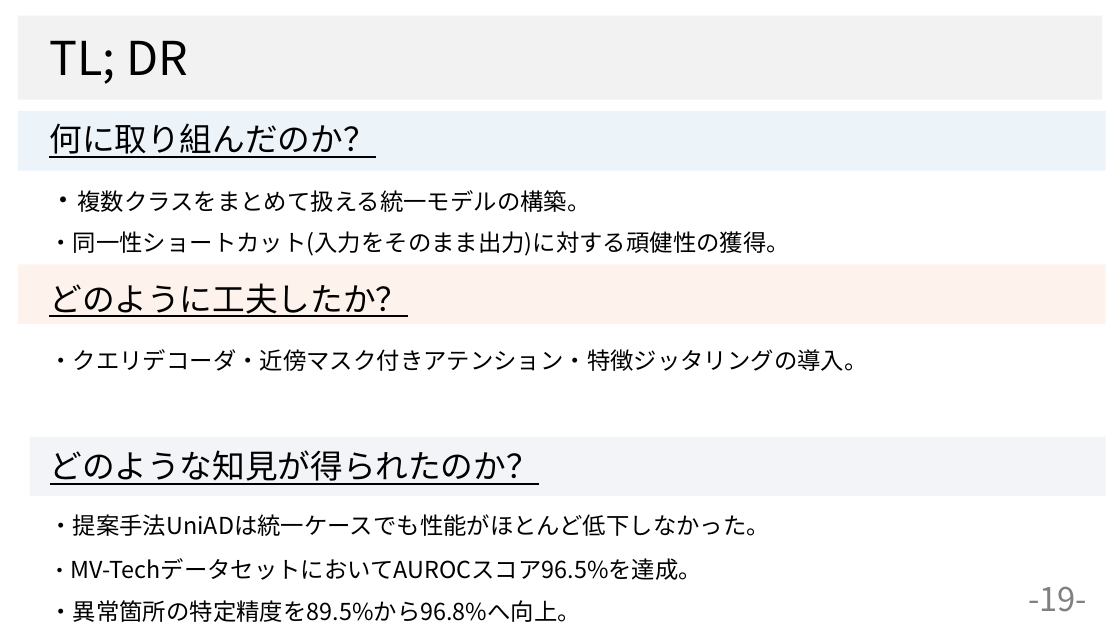
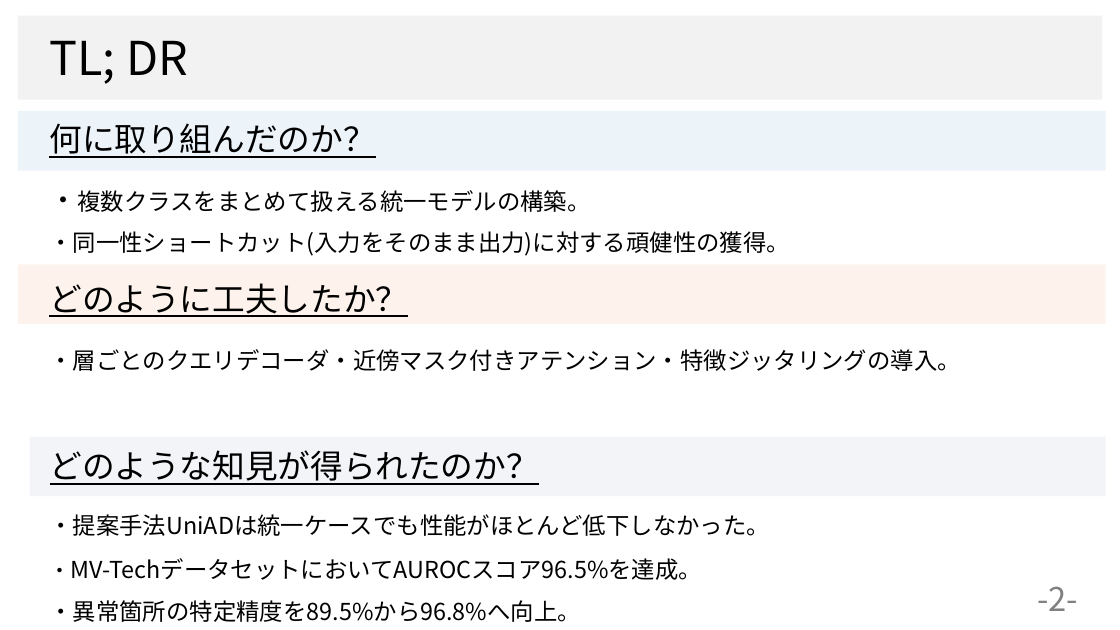
Before and after one commit to dhia-github/haselab-all, a slide deck: slide 2 of 20_発表資料/ゼミ資料/統一モデル_ゼミ資料２.pptx (slide 19 before the commit). Drawn at 1120x630 pixels with LibreOffice and Linux fonts; fonts in the diff are those of the drawing; background and template pictures are left out. Boxes give left, top, right and bottom in pixels: in the first picture for what was removed or moved away, otherwise in the second. Text is boxed around its words. In the diff, an @@ line names an element or a change of style, - is before the commit and + after.

```diff
--- a/20_発表資料/ゼミ資料/統一モデル_ゼミ資料２.pptx
+++ b/20_発表資料/ゼミ資料/統一モデル_ゼミ資料２.pptx
@@ text at bbox=[50, 349, 961, 371]: text changed @@
-・クエリデコーダ・近傍マスク付きアテンション・特徴ジッタリングの導入。
+・層ごとのクエリデコーダ・近傍マスク付きアテンション・特徴ジッタリングの導入。
@@ page number at bbox=[1038, 586, 1079, 611]: text changed @@
--19-
+-2-
```
Also in this commit, not shown: 7 other slides changed, 9 slides added, 9 slides removed, 31 other files.
